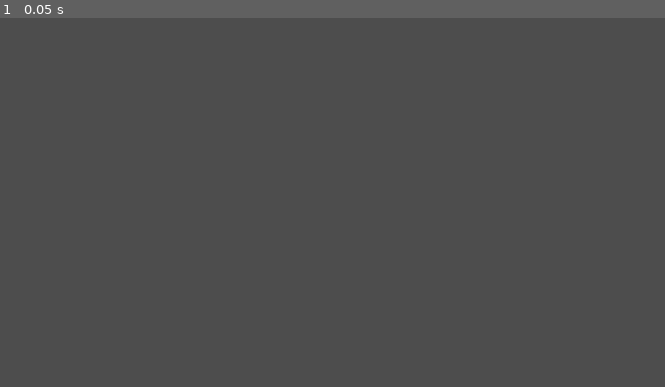
Above: before the commit, frame 1.
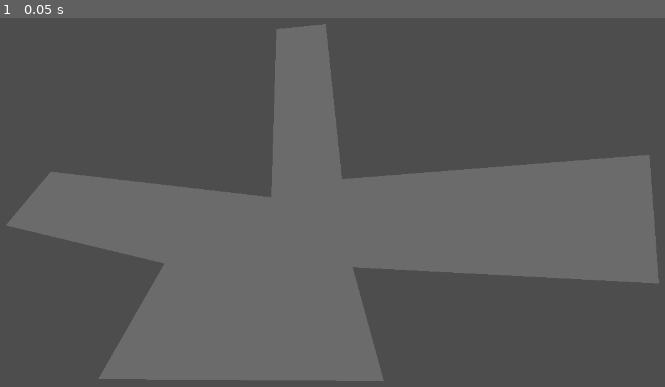
Above: after the commit, the same moment.

Repository: WinnerWind/omov-game
Game: Godot game, scene res://scenes/main.tscn
Same seed, same stepped clock (60 frames per second), same inputs: the game is played once before the commit and once after it.
Inputs:
- Up to frame 1 (0.05 s): no input

The runs differ from the first frame. In frame 1, 38% of the frame differs, in the area x 1-100%, y 1-99%.

Commit message:
Basic waves system

Diff:
--- a/scenes/main.tscn
+++ b/scenes/main.tscn
@@ -1,6 +1,7 @@
-[gd_scene load_steps=6 format=3 uid="uid://bp6qss41chrho"]
+[gd_scene load_steps=7 format=3 uid="uid://bp6qss41chrho"]
 
 [ext_resource type="Script" uid="uid://bikrhnp7h2fj6" path="res://scripts/pothole_spawner.gd" id="1_o5qli"]
+[ext_resource type="Script" uid="uid://dwnwtqxdffhvo" path="res://scripts/game_manager.gd" id="1_tbgi4"]
 [ext_resource type="PackedScene" uid="uid://bl8poaryl3h53" path="res://scenes/prefabs/pothole.tscn" id="2_0wfyh"]
 [ext_resource type="Script" uid="uid://cqp60ymv8d6c2" path="res://scripts/car_spawner.gd" id="3_jyhfs"]
 [ext_resource type="PackedScene" uid="uid://ctmkpurla8vot" path="res://scenes/prefabs/car.tscn" id="4_tbgi4"]
@@ -11,10 +12,14 @@
 }
 point_count = 3
 
-[node name="Node2D" type="Node2D"]
+[node name="Node2D" type="Node2D" node_paths=PackedStringArray("car_spawner", "pothole_spawner")]
+script = ExtResource("1_tbgi4")
+wave_number = 3
+car_spawner = NodePath("CarSpawner")
+pothole_spawner = NodePath("PotholeSpawner")
 
 [node name="PotholeSpawner" type="Polygon2D" parent="."]
-color = Color(1, 1, 1, 0)
+color = Color(1, 1, 1, 0.17254902)
 polygon = PackedVector2Array(495, 53, 574, 45, 600, 293, 1092, 254, 1107, 460, 617, 434, 667, 616, 210, 613, 316, 428, 62, 367, 134, 281, 487, 322)
 script = ExtResource("1_o5qli")
 pothole_scene = ExtResource("2_0wfyh")
--- a/scripts/car_spawner.gd
+++ b/scripts/car_spawner.gd
@@ -3,6 +3,11 @@
 
 @export var max_delay:float
 @export var min_delay:float
+@export var number_of_cars_to_spawn:int:
+	set(new):
+		number_of_cars_to_spawn = new
+		cars_spawned = 0
+var cars_spawned:int = 0
 var delay:
 	get:
 		return randf_range(min_delay,max_delay)
@@ -18,7 +23,9 @@
 	timer.start(delay)
 
 func queue_spawn() -> void:
-	var car:CarPath = car_packed.instantiate()
-	car.curve = curves.pick_random()
-	add_child(car)
-	timer.start(delay)
+	if not cars_spawned >= number_of_cars_to_spawn:
+		var car:CarPath = car_packed.instantiate()
+		car.curve = curves.pick_random()
+		add_child(car)
+		timer.start(delay)
+		cars_spawned += 1
--- /dev/null
+++ b/scripts/game_manager.gd
@@ -0,0 +1,12 @@
+extends Node2D
+
+@export var wave_number:int
+
+@export_group("Nodes")
+@export var car_spawner:CarSpawner
+@export var pothole_spawner:PotholeSpawner
+func _ready() -> void:
+	pothole_spawner.number_of_potholes_to_spawn = wave_number
+	car_spawner.number_of_cars_to_spawn = wave_number
+
+	pothole_spawner.spawn_potholes()
--- a/scripts/pothole_spawner.gd
+++ b/scripts/pothole_spawner.gd
@@ -2,12 +2,10 @@
 class_name PotholeSpawner ##The idea of a pothole spawner is kind of funny
 
 @export var pothole_scene:PackedScene
-
-func _ready() -> void:
-	spawn_potholes()
+@export var number_of_potholes_to_spawn:int
 
 func spawn_potholes():
-	for i in 10:
+	for i in number_of_potholes_to_spawn:
 		var s := pothole_scene.instantiate()
 		add_child(s)
 		s.position = Triangle.get_random_point_in_polygon(polygon)
Not shown, added: scripts/game_manager.gd.uid
